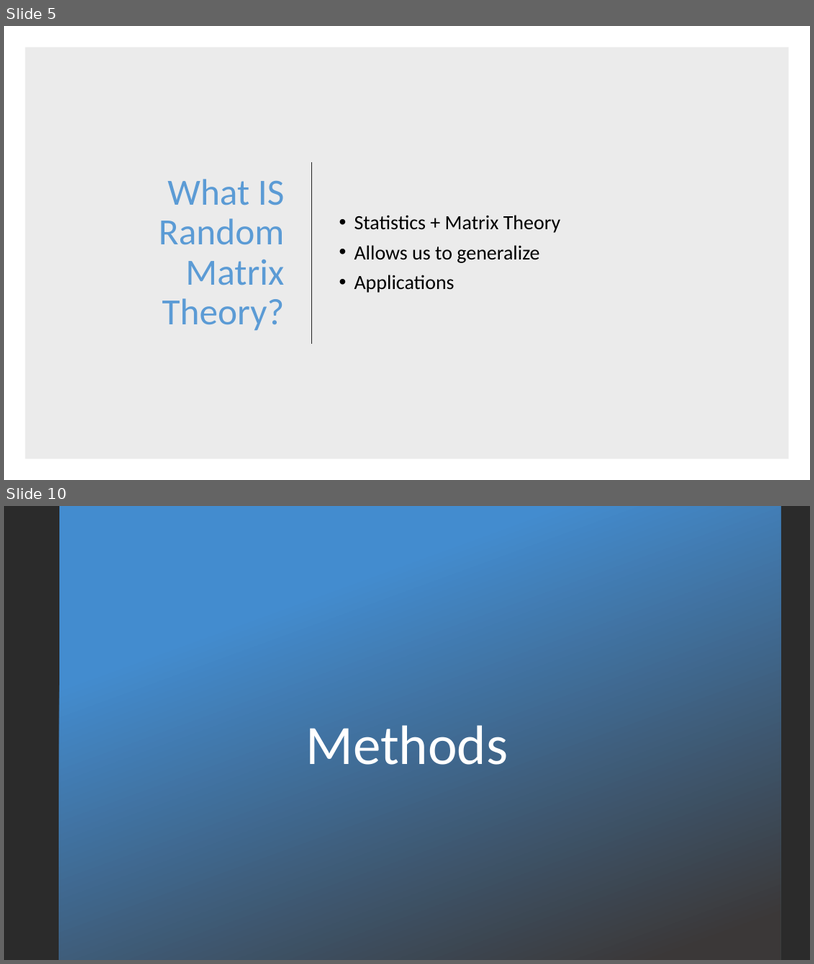
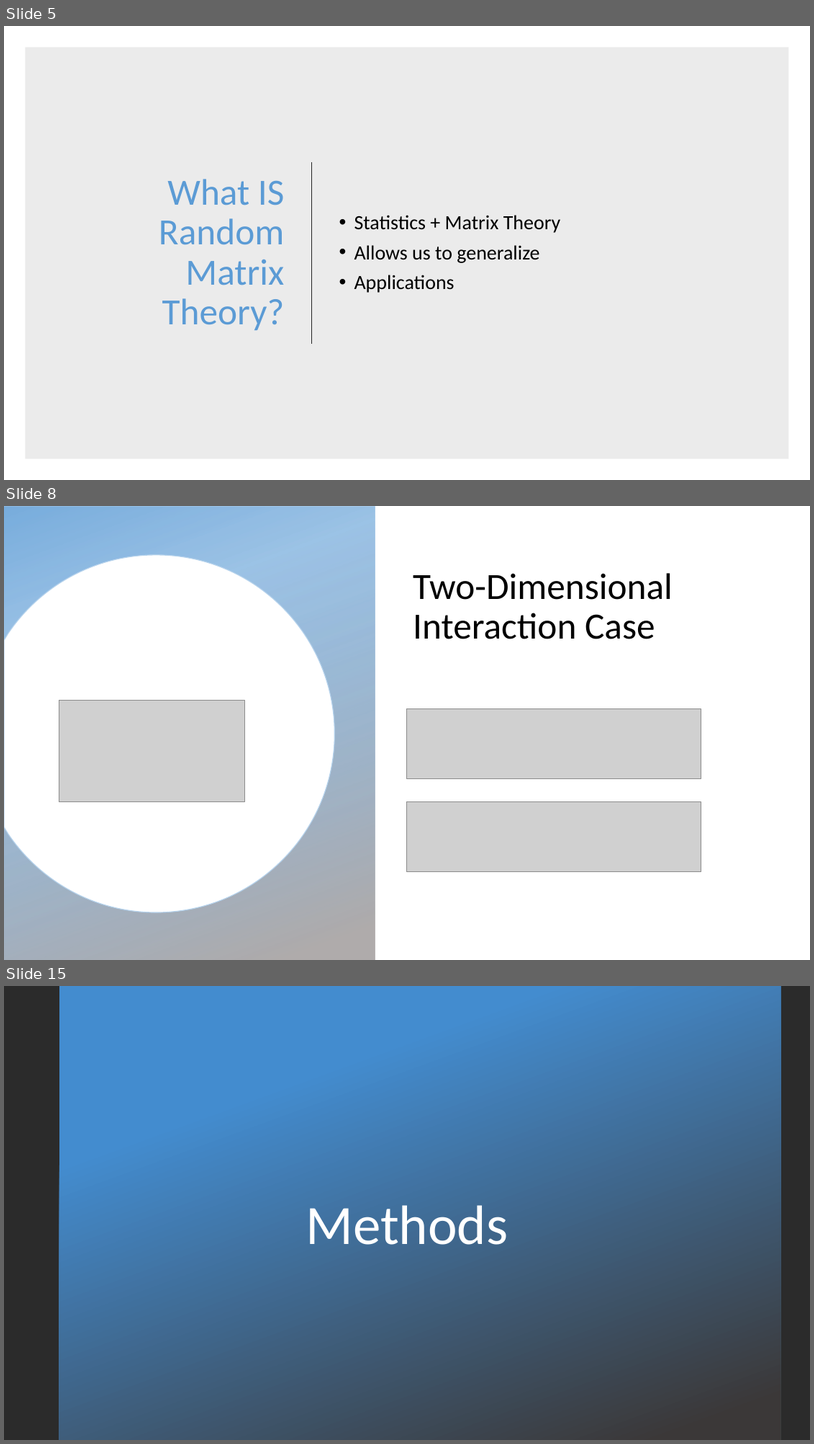
Before and after one commit to ndorilas2014/RMTProject, a slide deck: Presentation(RMT).pptx. Shown one above the other, each under a label of ours: slides 5 and 10 before the commit, slides 5, 8 and 15 after it; the slides between them are not shown. The pictures are 814x964 and 814x1444 pixels, drawn with LibreOffice and Linux fonts; fonts in the diff are those of the drawing; grey boxes stand for pictures; background and template pictures are left out; a plain dark background stands for a picture behind light text. Boxes give left, top, right and bottom in pixels: in the first picture for what was removed or moved away, otherwise in the second. Text is boxed around its words. In the diff, an @@ line names an element or a change of style, - is before the commit and + after.

```diff
--- a/Presentation(RMT).pptx
+++ b/Presentation(RMT).pptx
@@ slide 8 added at <box>4,506,810,960</box>, background picture (left out) @@
@@ rectangle added at <box>4,506,376,960</box>, fill gradient #5B9BD5 to #AFABAB @@
@@ freeform shape added at <box>4,555,335,913</box>, fill #FFFFFF, outline #C5C3C3 1 pt @@
@@ title added at <box>413,573,673,639</box>, 44 pt, text #000000 @@
+Two-Dimensional Interaction Case
@@ picture added at <box>59,700,244,801</box> @@
@@ picture added at <box>407,708,701,779</box> @@
@@ picture added at <box>407,802,701,872</box> @@
@@ what was slide 10 is now slide 15 @@
```
Also in this commit, not shown: 6 slides changed, 12 other slides added, 2 slides removed, 17 other files.
